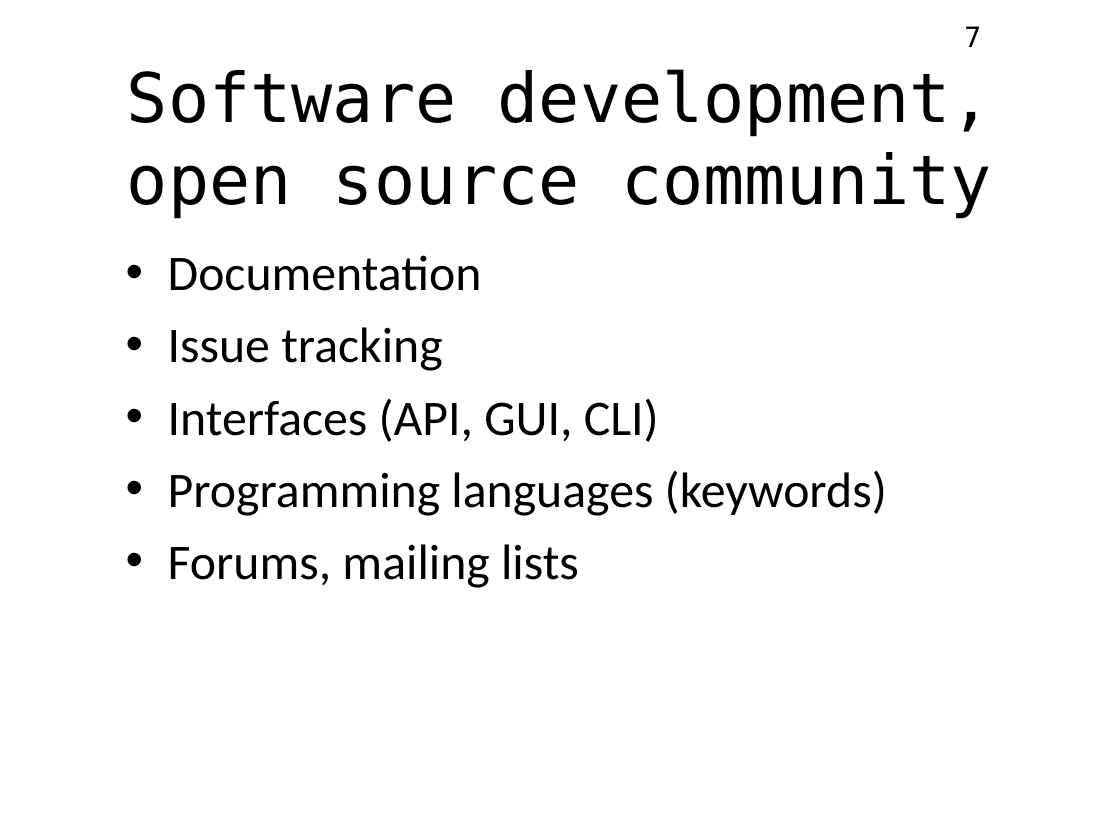
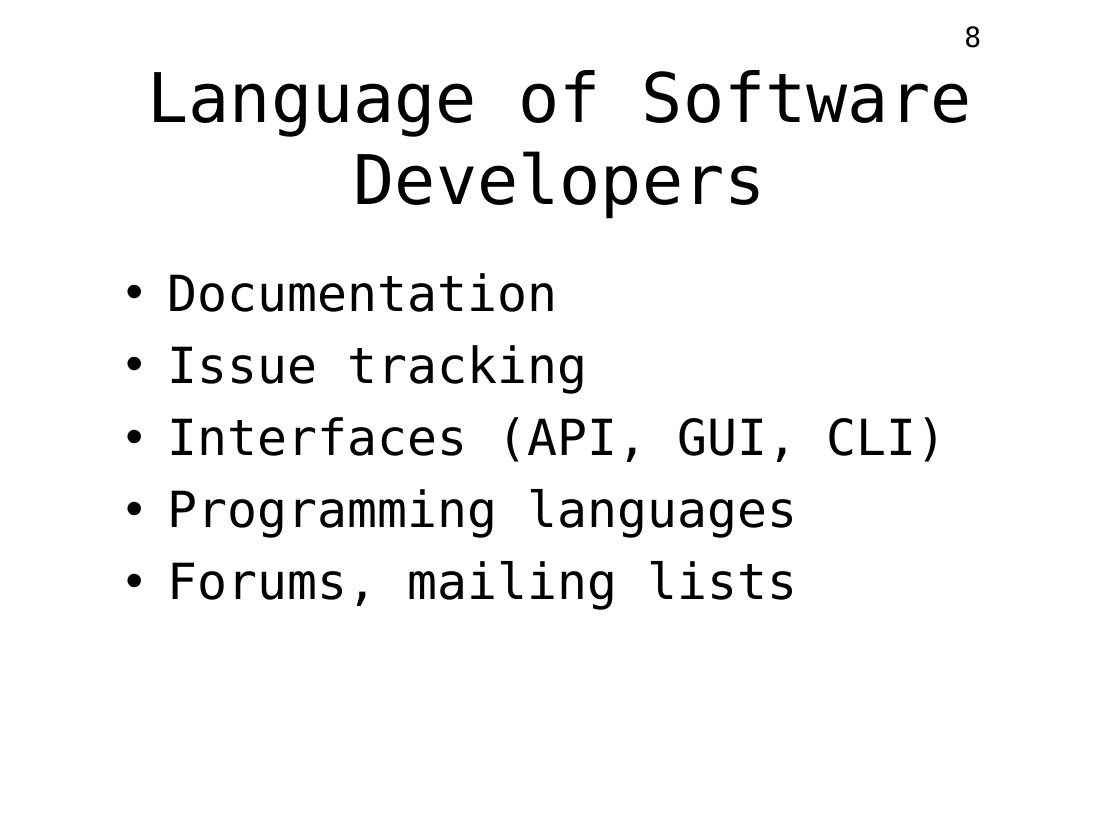
Before and after one commit to konstunn/eng, a slide deck: slide 8 of sem2/eng4tech/english4techmakers.odp (slide 7 before the commit). Drawn at 1120x840 pixels with LibreOffice and Linux fonts; fonts in the diff are those of the drawing. Boxes give left, top, right and bottom in pixels: in the first picture for what was removed or moved away, otherwise in the second. Text is boxed around its words. In the diff, an @@ line names an element or a change of style, - is before the commit and + after.

```diff
--- a/sem2/eng4tech/english4techmakers.odp
+++ b/sem2/eng4tech/english4techmakers.odp
@@ page number at [964,26,981,48]: text changed @@
-7
+8
@@ title at [148,70,972,219]: text changed @@
-Software development, open source community
+Language of Software Developers
@@ text "Documentation": place and size @@
-text "Documentation" at [168,255,887,588]
+text "Documentation" at [168,273,947,610]
@@ text at [168,273,947,610]: font Calibri to DejaVu Sans Mono in "Documentation", "Issue tracking", "Interfaces (API, GUI, CLI)", "Forums, mailing lists" @@
@@ text at [168,489,797,538]: text changed; font Calibri to DejaVu Sans Mono @@
-• Programming languages (keywords)
+• Programming languages
```
Also in this commit, not shown: 6 other slides changed, 6 slides added, 3 slides removed.
